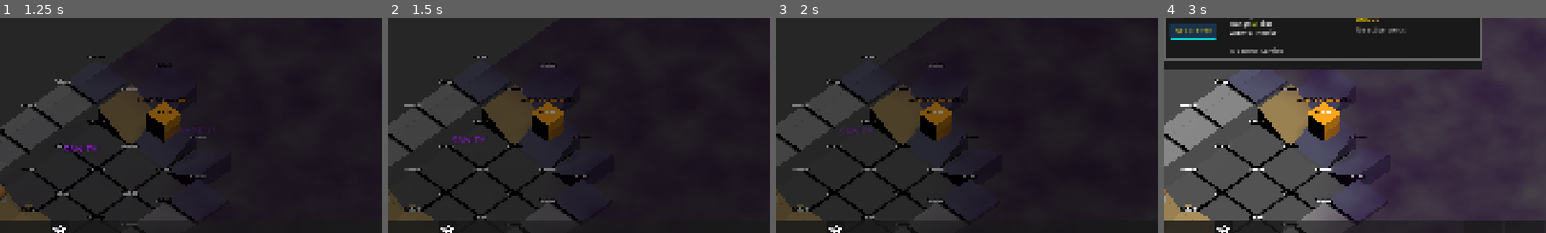
Above: before the commit, frames 1-4 (left to right).
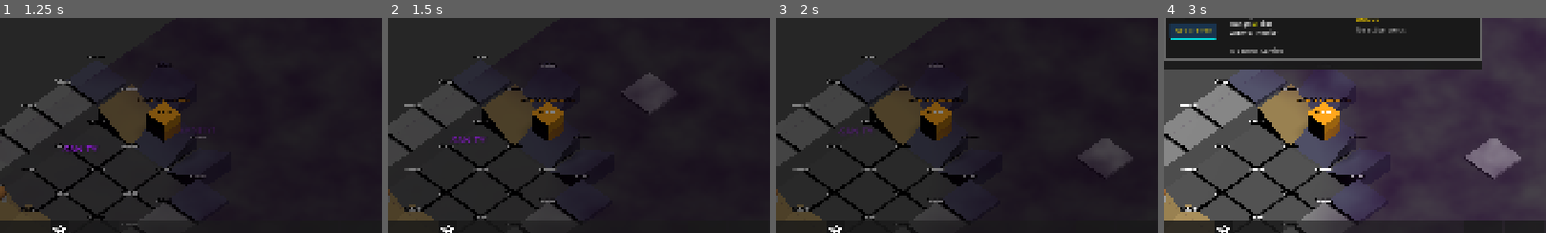
Above: after the commit, the same moments.

Repository: eldritch-dream/Bark-Com
Game: Godot game, scene res://scenes/Main3d.tscn
The game is run twice, just before and just after one commit, with the same random seed, the same clock (stepped at 60 frames per second) and the same inputs. This scene is started directly instead of the project's main scene. Sound files missing from this copy of the repository are replaced by a short silence.
Inputs (mouse positions are % of the whole screen's width and height, from its top left):
- Up to frame 1 (1.25 s): tap Enter (ui_accept) at 0.5, 0.77 s; move the mouse to (72, 45) at 0.52 s; hold Right (ui_right) from 0.53 s (still down); tap K at 0.6 s; click (72, 45) at 0.67 s
- Up to frame 2 (1.5 s): release Right (ui_right) at 1.25 s; drag from (30, 55) to (45, 70) at 1.27 s
- Up to frame 3 (2 s): no input
- Up to frame 4 (3 s): click "FULL SQUAD DETAILS" at 2 s; click "?" at 2.75 s
The pictures show only the part of the screen within x 0-50%, y 34-84%; the shares and areas given below are measured in that part.

Frame 1 is identical in both runs. In frame 2, 1.2% of the frame differs, in the area x 61-75%, y 25-45%; in frame 3, 1.1%; in frame 4, 1.6%, in the area x 78-94%, y 56-76%.
Error in both runs: Invalid access to property or key 'theme' on a base object of type 'Node3D (Main.gd)'. (res://scripts/ui/OptionsPanel.gd:109)

Commit message:
New cursors on mouse hover for enemies and loot crates

Diff:
--- a/scripts/controllers/PlayerMissionController.gd
+++ b/scripts/controllers/PlayerMissionController.gd
@@ -116,6 +116,11 @@
 func handle_mouse_hover(grid_pos: Vector2):
 	var gv = _get_grid_visualizer()
 	if not gv: return
+
+	# Delegate Global Hover Logic (Cursor Shape, etc) to Main
+	if main_node and main_node.has_method("_on_mouse_hover"):
+		main_node._on_mouse_hover(grid_pos)
+
 
 	# Prevent hover updates during execution
 	if turn_manager and turn_manager.is_handling_action:
--- a/scripts/core/Main.gd
+++ b/scripts/core/Main.gd
@@ -1583,6 +1583,43 @@
 	# Show Cursor Highlight ALWAYS if we have a valid grid_pos (UX Pop)
 	gv.show_hover_cursor(grid_pos)
 
+	# --- CURSOR LOGIC ---
+	var cursor_shape = Input.CURSOR_ARROW
+
+	# Check for Units (Enemy/Player)
+	var hover_unit = _get_unit_at_grid(grid_pos)
+	if hover_unit and is_instance_valid(hover_unit) and hover_unit.visible:
+		if "faction" in hover_unit:
+			if hover_unit.faction == "Enemy":
+				cursor_shape = Input.CURSOR_CROSS
+			# Player/Neutral units typically don't need special cursor unless interactive?
+			# e.g. Syringe Gun targeting friendly? Leave arrow for now.
+
+	# Check for Interactables (if no unit override)
+	if cursor_shape == Input.CURSOR_ARROW:
+		# Check "Interactive" group (Crates, Terminals)
+		var interactives = get_tree().get_nodes_in_group("Interactive")
+		# print("DEBUG CURSOR: Checking ", interactives.size(), " interactives at ", grid_pos)
+		for obj in interactives:
+			if is_instance_valid(obj) and "grid_pos" in obj:
+				# Precise Check? grid_pos is generally integer-snapped Vector2 from InputManager
+				if obj.grid_pos == grid_pos:
+					# print("DEBUG CURSOR: Match found! Visible: ", obj.visible if "visible" in obj else "Unknown")
+					# HIDDEN INFO CHECK: Must be visible
+					if "visible" in obj and obj.visible:
+						cursor_shape = Input.CURSOR_POINTING_HAND
+						break
+					elif obj is Node3D and obj.visible:
+						cursor_shape = Input.CURSOR_POINTING_HAND
+						break
+
+	# Force update?
+	if Input.get_current_cursor_shape() != cursor_shape:
+		# print("DEBUG CURSOR: Setting shape to ", cursor_shape)
+		Input.set_default_cursor_shape(cursor_shape)
+
+	# --------------------
+
 	# Only preview move if we are in a state that allows movement
 	var is_moving_state = (current_input_state == InputState.MOVING)
 	# User Request: Only show new helper when old helper is visible (i.e. only in MOVING state)
@@ -1719,6 +1756,8 @@
 		gv.clear_preview_path()
 		gv.clear_hover_cursor()
 		gv.clear_preview_aoe()
+
+	Input.set_default_cursor_shape(Input.CURSOR_ARROW)
 	SignalBus.on_combat_log_event.emit("Command Cancelled.", Color.GRAY)
 
 
